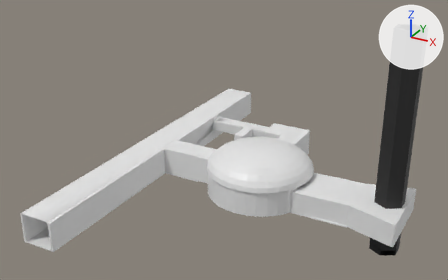
What one commit did to the FBX model Assets/Scenes/Chapter1-2/Models/Chapter1-2Mesh.fbx.
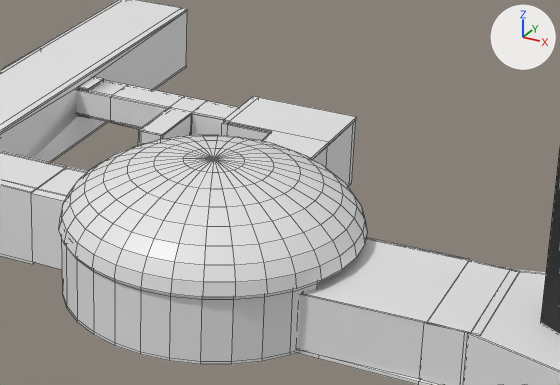
There are two pictures of each version: one whole from a camera (50 mm lens) standing at (23.3, -66.7, 46.7) and looking at (-11.6, -3.2, 14.9), one close up on the part from 42% to 85% of the width and 32% to 80% of the height. Arrows for +X, +Y and +Z are at upper right; the lights stay in place. The close-ups show mesh edges as thin lines. Where no turn or scale is listed for an object, it has been applied to the vertices. Vertices at the same position are counted once.

The first close-up shows 'Chapter1-2Area-Bottom.001', 'Chapter1-2Area-top.001', 'ElevatorShaft.003', 'Sphere'.
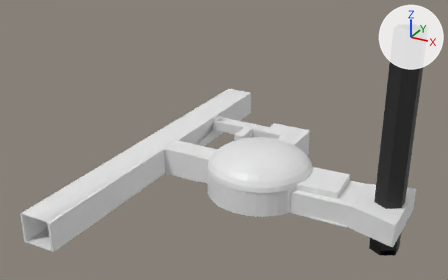
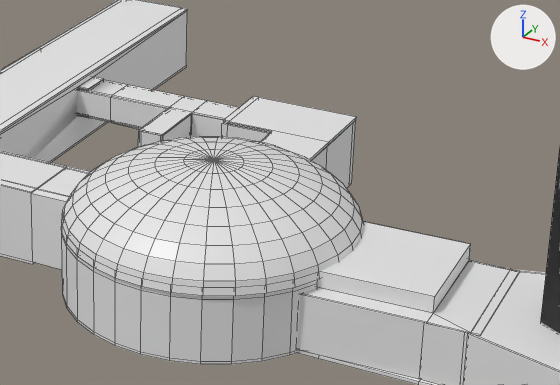
The newer file is also rescaled (x1.43), turned or shifted as a whole; pictures and numbers use the older file's frame.

The change, as a diff of the scene's bpy script:
```diff
--- a/Assets/Scenes/Chapter1-2/Models/Chapter1-2Mesh.fbx.py
+++ b/Assets/Scenes/Chapter1-2/Models/Chapter1-2Mesh.fbx.py
@@ me_cube_003 @@
 # used by ob_chapter1_2area_bottom_001; location = (8.29, -0.12, 7.24)
-me_cube_003.from_pydata(...)  # 722 vertices, 671 faces; spans x -34.4..3.0, y -24.3..25.2, z -0.1..3.8
+me_cube_003.from_pydata(...)  # 730 vertices, 679 faces; spans x -34.4..3.0, y -24.3..25.2, z -0.1..3.8
+# me_cube_003 part 1
+# 1 face is deleted
+# 4 vertices in x -10.5, y 2.8..2.9, z 0.1..2.8 move by (0.2, 0.0, 0.0)
+# 6 vertices move from x -10.3..-4.7, y -3.4..2.6, z 0.1..3.1 to x -10.3..-4.7, y -2.6..3.0, z 0.1..3.1
+# 8 vertices are added at x -10.5..-4.7, y -2.6..3.1, z 2.9..3.7
+# 9 new faces join them
@@ ob_sphere @@
 ob_sphere.rotation_euler = (0.0, 0.0, 0.000778)  # degrees (0, 0, 0)
-ob_sphere.scale = (7.02, 7.02, 3.27)
+ob_sphere.scale = (6.91, 6.91, 3.22)
```

Pixel boxes (x1, y1, x2, y2) of what changed, in the close-ups (560 x 385 px):
'Sphere', rescaled
    before: (59, 135, 367, 297)
    after: (61, 136, 363, 296)
part 1 of me_cube_003, built on
    before: (301, 238, 510, 333)
    after: (302, 221, 510, 333)
